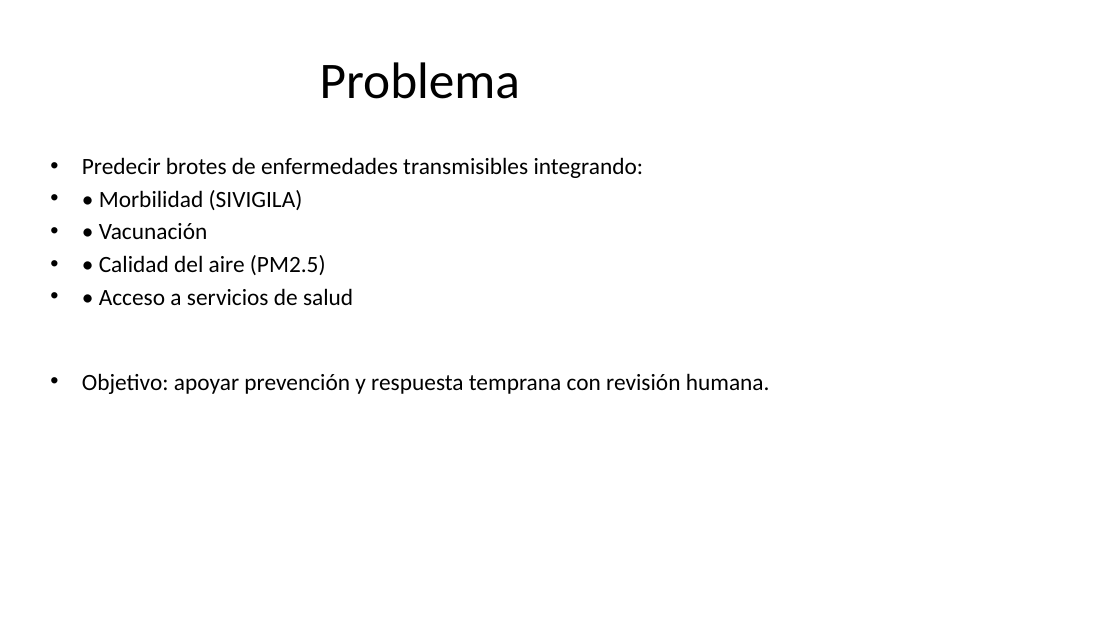
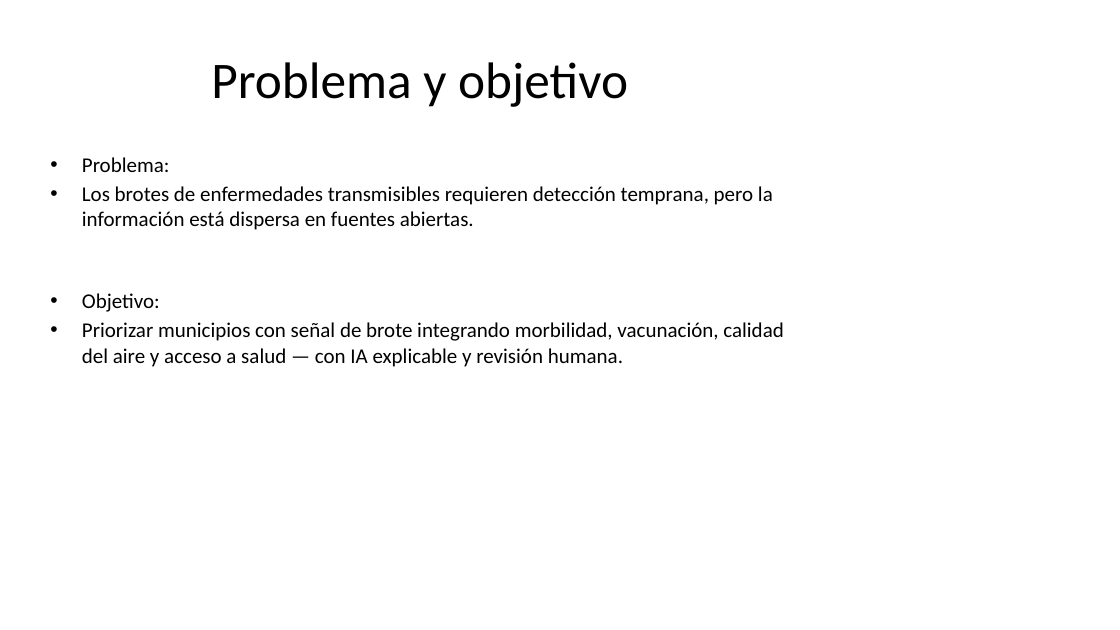
Before and after one commit to luisrapalino/concurso-datos-abiertos-colombia-2026, a slide deck: slide 2 of RECURSOS/Presentacion.pptx. Drawn at 1120x630 pixels with LibreOffice and Linux fonts; fonts in the diff are those of the drawing. Boxes give left, top, right and bottom in pixels: in the first picture for what was removed or moved away, otherwise in the second. Text is boxed around its words. In the diff, an @@ line names an element or a change of style, - is before the commit and + after.

```diff
--- a/RECURSOS/Presentacion.pptx
+++ b/RECURSOS/Presentacion.pptx
@@ title at [211, 62, 628, 107]: text changed @@
-Problema
+Problema y objetivo
@@ text at [82, 157, 783, 367]: text changed; size 20 to 18 pt @@
-• Predecir brotes de enfermedades transmisibles integrando:
-• • Morbilidad (SIVIGILA)
-• • Vacunación
-• • Calidad del aire (PM2.5)
-• • Acceso a servicios de salud
-• Objetivo: apoyar prevención y respuesta temprana con revisión humana.
+• Problema:
+• Los brotes de enfermedades transmisibles requieren detección temprana, pero la información está dispersa en fuentes abiertas.
+• Objetivo:
+• Priorizar municipios con señal de brote integrando morbilidad, vacunación, calidad del aire y acceso a salud — con IA explicable y revisión humana.
```
Also in this commit, not shown: 4 other slides changed, 3 slides added, 3 slides removed, 3 other files.
